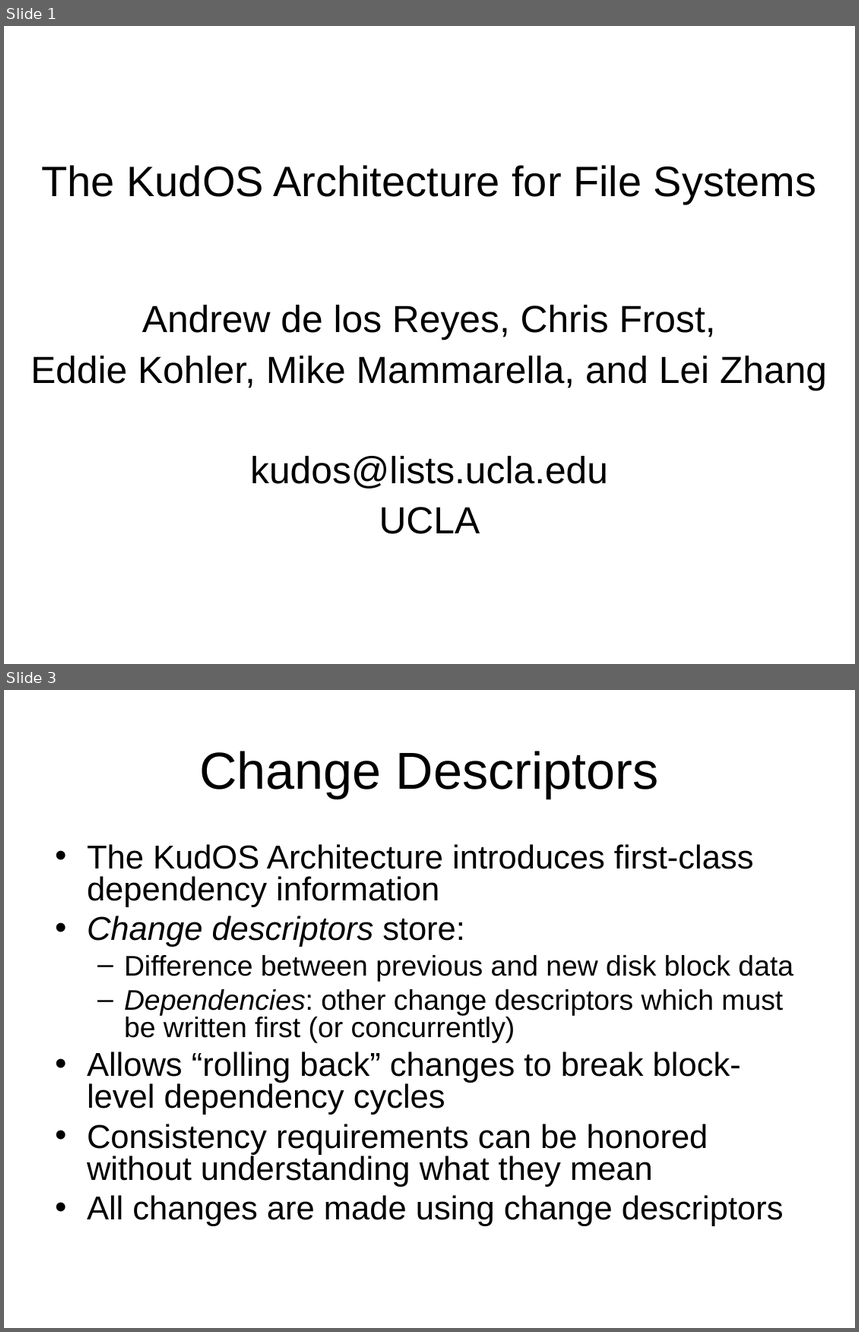
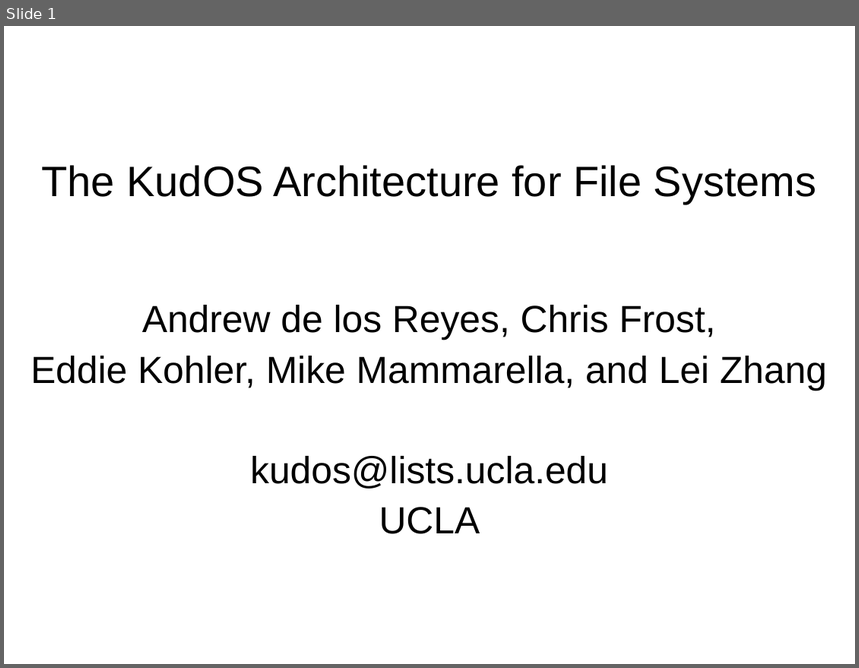
Before and after one commit to ucla-readable/fstitch-doc, a slide deck: sosp_wip/sosp_wip_kudos.ppt. Shown one above the other, each under a label of ours: slides 1 and 3 before the commit, slide 1 after it; the slides between them are not shown. The pictures are 859x1332 and 859x668 pixels, drawn with LibreOffice and Linux fonts; fonts in the diff are those of the drawing; background and template pictures are left out. Boxes give left, top, right and bottom in pixels: in the first picture for what was removed or moved away, otherwise in the second. Text is boxed around its words. In the diff, an @@ line names an element or a change of style, - is before the commit and + after.

```diff
--- a/sosp_wip/sosp_wip_kudos.ppt
+++ b/sosp_wip/sosp_wip_kudos.ppt
@@ slide 3 removed at (4,690,855,1328), background #FFFFFF @@
@@ title removed at (199,751,659,799) @@
-Change Descriptors
@@ text removed at (87,844,794,1227) @@
-• The KudOS Architecture introduces first-class dependency information
-• Change descriptors store:
-  – Difference between previous and new disk block data
-  – Dependencies: other change descriptors which must be written first (or concurrently)
-• Allows “rolling back” changes to break block-level dependency cycles
-• Consistency requirements can be honored without understanding what they mean
-• All changes are made using change descriptors
```
Also in this commit, not shown: 3 slides changed, 6 slides added, 3 other slides removed.
